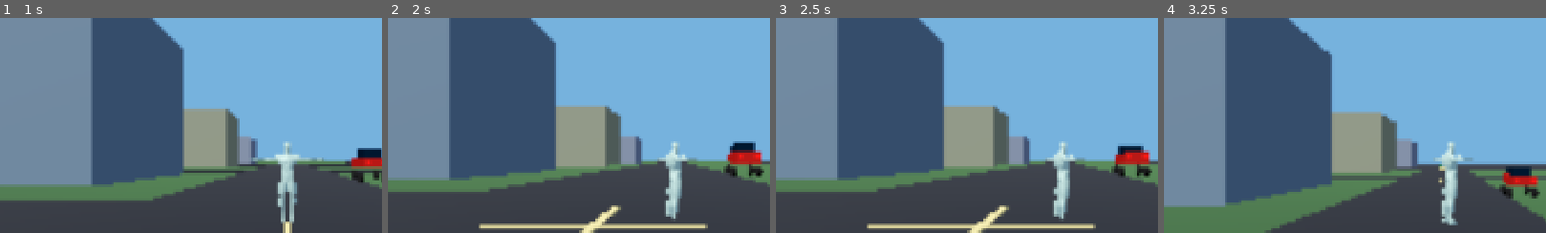
Above: before the commit, frames 1-4 (left to right).
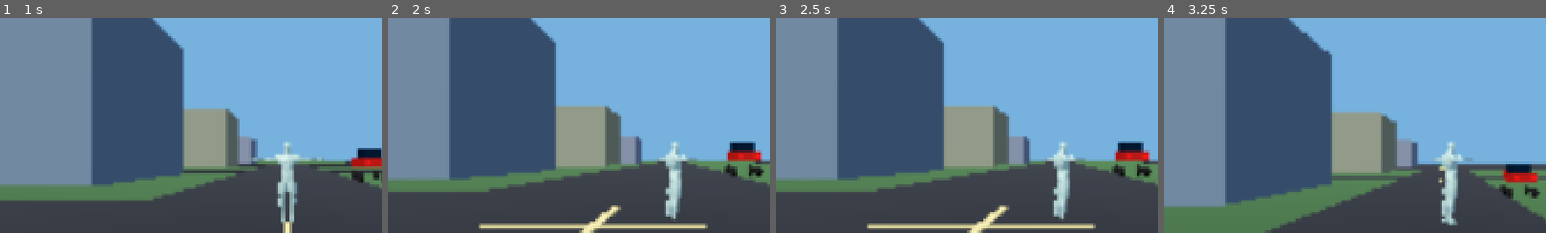
Above: after the commit, the same moments.

Repository: and50856-lab/Grand-Sandbox-Auto
Game: Godot game, scene res://scenes/main.tscn
Two runs of this game, one before a commit and one after it. Both use one fixed random seed, a clock stepped at 60 frames per second and the inputs below.
Inputs (mouse positions are % of the whole screen's width and height, from its top left):
- Up to frame 1 (1 s): click "ИГРАТЬ" at 0.5 s
- Up to frame 2 (2 s): tap Enter at 1.25 s; drag from (10, 82) to (60, 28) at 1.27 s
- Up to frame 3 (2.5 s): drag from (30, 55) to (45, 70) at 2.02 s
- Up to frame 4 (3.25 s): click "ПРЫЖОК" at 2.75 s
The pictures show only the part of the screen within x 12-62%, y 17-67%; the shares and areas given below are measured in that part.

Frame 1 is identical in both runs. In frame 2, 0.2% of the frame differs, in the area x 88-98%, y 57-68%; in frame 3, 0.5%; in frame 4, 0.5%, in the area x 88-98%, y 68-79%.

Commit message:
Update vehicle.gd

Diff:
--- a/scripts/vehicle.gd
+++ b/scripts/vehicle.gd
@@ -60,6 +60,8 @@
 var ai_last_position: Vector3 = Vector3.ZERO
 var ai_steer_override: float = 0.0
 var ai_throttle_override: float = 0.0
+var ai_reverse_timer: float = 0.0
+var ai_recovery_steer: float = 1.0
 
 const COLLISION_MASK: int = 0xFFFFFFFF
 
@@ -422,54 +424,99 @@
 
 func _get_ai_controls() -> Vector2:
 	var local_target := global_transform.basis.inverse() * (ai_destination - global_position)
-	var distance := global_position.distance_to(ai_destination)
+	var distance := Vector2(local_target.x, local_target.z).length()
 
 	if distance < 7.0:
 		ai_time_left = 0.0
 		return Vector2.ZERO
 
 	var desired_angle := atan2(local_target.x, -local_target.z)
-	var steer := clampf(desired_angle * 1.5, -1.0, 1.0)
-
-	var throttle := 0.65
-
-	if absf(desired_angle) > 1.3:
-		throttle = 0.18
-
-	if local_target.z > 0.0:
-		throttle = -0.3
-
+	var steer := clampf(desired_angle * 1.8, -1.0, 1.0)
+
+	# Если цель позади, сначала разворачиваемся вперёд по дуге.
+	# Само по себе положение цели за машиной не включает заднюю передачу.
+	var angle_error := absf(desired_angle)
+	var throttle := 0.9
+
+	if angle_error > 1.55:
+		throttle = 0.28
+	elif angle_error > 0.85:
+		throttle = 0.42
+
+	# Три луча проверяют центр и обе стороны перед автомобилем.
 	var space_state := get_world_3d().direct_space_state
 	var forward := -global_transform.basis.z
-	var ray_start := global_position + Vector3.UP * 0.8
-	var ray_end := ray_start + forward * 5.0
-
-	var query := PhysicsRayQueryParameters3D.create(ray_start, ray_end, COLLISION_MASK, [get_rid()])
-	query.collide_with_areas = false
-	query.collide_with_bodies = true
-
-	var obstacle := space_state.intersect_ray(query)
-
-	if not obstacle.is_empty():
-		var normal: Vector3 = obstacle["normal"]
-		var side := global_transform.basis.x.dot(normal)
-
-		if absf(side) < 0.15:
-			steer = 1.0 if randf() > 0.5 else -1.0
+	var right := global_transform.basis.x
+	var ray_start := global_position + Vector3.UP * 0.85
+	var ray_distance := 5.5
+
+	var center_query := PhysicsRayQueryParameters3D.create(
+		ray_start,
+		ray_start + forward * ray_distance,
+		COLLISION_MASK,
+		[get_rid()]
+	)
+	center_query.collide_with_areas = false
+	center_query.collide_with_bodies = true
+	var center_hit := space_state.intersect_ray(center_query)
+
+	if not center_hit.is_empty():
+		var left_query := PhysicsRayQueryParameters3D.create(
+			ray_start - right * 0.9,
+			ray_start - right * 0.9 + forward * ray_distance,
+			COLLISION_MASK,
+			[get_rid()]
+		)
+		left_query.collide_with_areas = false
+		left_query.collide_with_bodies = true
+
+		var right_query := PhysicsRayQueryParameters3D.create(
+			ray_start + right * 0.9,
+			ray_start + right * 0.9 + forward * ray_distance,
+			COLLISION_MASK,
+			[get_rid()]
+		)
+		right_query.collide_with_areas = false
+		right_query.collide_with_bodies = true
+
+		var left_hit := space_state.intersect_ray(left_query)
+		var right_hit := space_state.intersect_ray(right_query)
+
+		if left_hit.is_empty() and not right_hit.is_empty():
+			steer = -0.85
+		elif right_hit.is_empty() and not left_hit.is_empty():
+			steer = 0.85
 		else:
-			steer = signf(side)
-
-		throttle = -0.35
-
-	if global_position.distance_to(ai_last_position) < 0.5:
-		ai_stuck_time += get_physics_process_delta_time()
-	else:
+			var hit_normal: Vector3 = center_hit["normal"]
+			var side := right.dot(hit_normal)
+			if absf(side) > 0.12:
+				steer = clampf(-side * 2.0, -1.0, 1.0)
+			else:
+				steer = ai_recovery_steer
+		throttle = minf(throttle, 0.22)
+
+	# Оцениваем прогресс не по одному кадру, а относительно последней
+	# контрольной позиции. Это не даёт ИИ ошибочно считать себя застрявшим.
+	var moved := global_position.distance_to(ai_last_position)
+	if moved > 0.35:
 		ai_stuck_time = 0.0
 		ai_last_position = global_position
-
-	if ai_stuck_time > 3.0:
-		throttle = -0.55
-		steer = -1.0 if steer >= 0.0 else 1.0
+	else:
+		ai_stuck_time += get_physics_process_delta_time()
+
+	# Короткий задний манёвр используется только после реального застревания.
+	if ai_reverse_timer > 0.0:
+		ai_reverse_timer = maxf(
+			ai_reverse_timer - get_physics_process_delta_time(),
+			0.0
+		)
+		return Vector2(ai_recovery_steer, -0.42)
+
+	if ai_stuck_time > 2.4:
+		ai_reverse_timer = 1.15
+		ai_stuck_time = 0.0
+		ai_recovery_steer = -1.0 if randf() < 0.5 else 1.0
+		return Vector2(ai_recovery_steer, -0.42)
 
 	return Vector2(steer, throttle)
 
@@ -480,10 +527,7 @@
 		if ai_time_left <= 0.0:
 			release_ai_driver()
 
-	if not driving and not ai_driving and linear_velocity.length() < 0.15:
-		_apply_upright_stability()
-		return
-
+	# Подвеска продолжает работать и на стоящей машине.
 	var controls := Vector2.ZERO
 
 	if driving:
@@ -628,7 +672,7 @@
 		apply_force(rolling_force, offset)
 
 		wheel.rotation.x -= longitudinal_speed * delta / maxf(wheel_radius, 0.1)
-		wheel.rotation.y = steer_angle
+		wheel.rotation.y = -steer_angle
 
 	if linear_velocity.length() > 0.5:
 		apply_central_force(-linear_velocity * linear_velocity.length() * 0.32)
